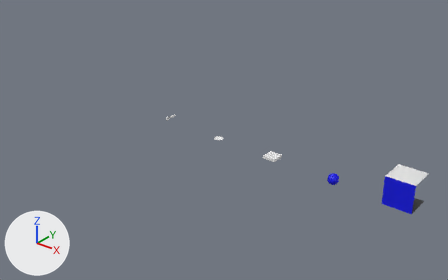
An edit to the FBX model Assets/Items/Models/Wolfenstein3D-RME_items.fbx, drawn before and after from the same camera.
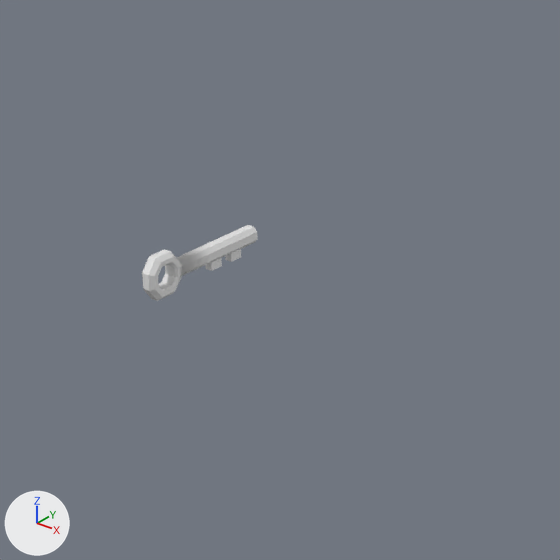
The first picture shows the older version from a 50 mm camera at (12.2, -33.4, 20.8) aimed at (-16.0, 1.9, -1.1). The close-ups show both versions on the part from 34% to 45% of the width and 34% to 51% of the height of that picture; other places that the commit changed are outside them. Lighting does not change. The marker at lower left points along +X, +Y and +Z. Where no turn or scale is listed for an object, it has been applied to the vertices.

The scene before the commit, as lines of its bpy script (objects in view):
```python
me_cube_010 = bpy.data.meshes.new('Cube.010')
me_cube_010.from_pydata(...)  # 112 vertices, 111 faces; spans x -0.059..0.059, y -0.534..0.525, z -0.159..0.159
ob_key = bpy.data.objects.new('Key', me_cube_010)
ob_key.location = (-20.0, 0.0, 0.473)
```
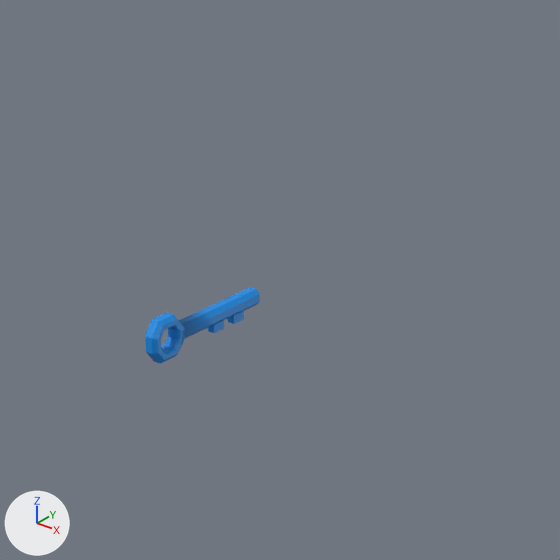
What the commit changed:
Material 'Key Colour' (mat_key_colour) is new.
Its base color is (0.0, 0.268, 0.8) (blue #008de7).
me_cube_010 has 112 vertices, 111 faces and spans x -0.059..0.059, y -0.534..0.525, z -0.159..0.159.
me_cube_010 now uses material mat_key_colour (blue #008de7).
Object 'Key' (ob_key) moves from (-20.0, 0.0, 0.473) to (-20.0, 0.0, 0.0).

Boxes [x1, y1, x2, y2] around the edits, measured in the close-ups (560 x 560 px):
'Key', recoloured, moved: before [142, 225, 258, 301]; after [145, 287, 260, 364]
